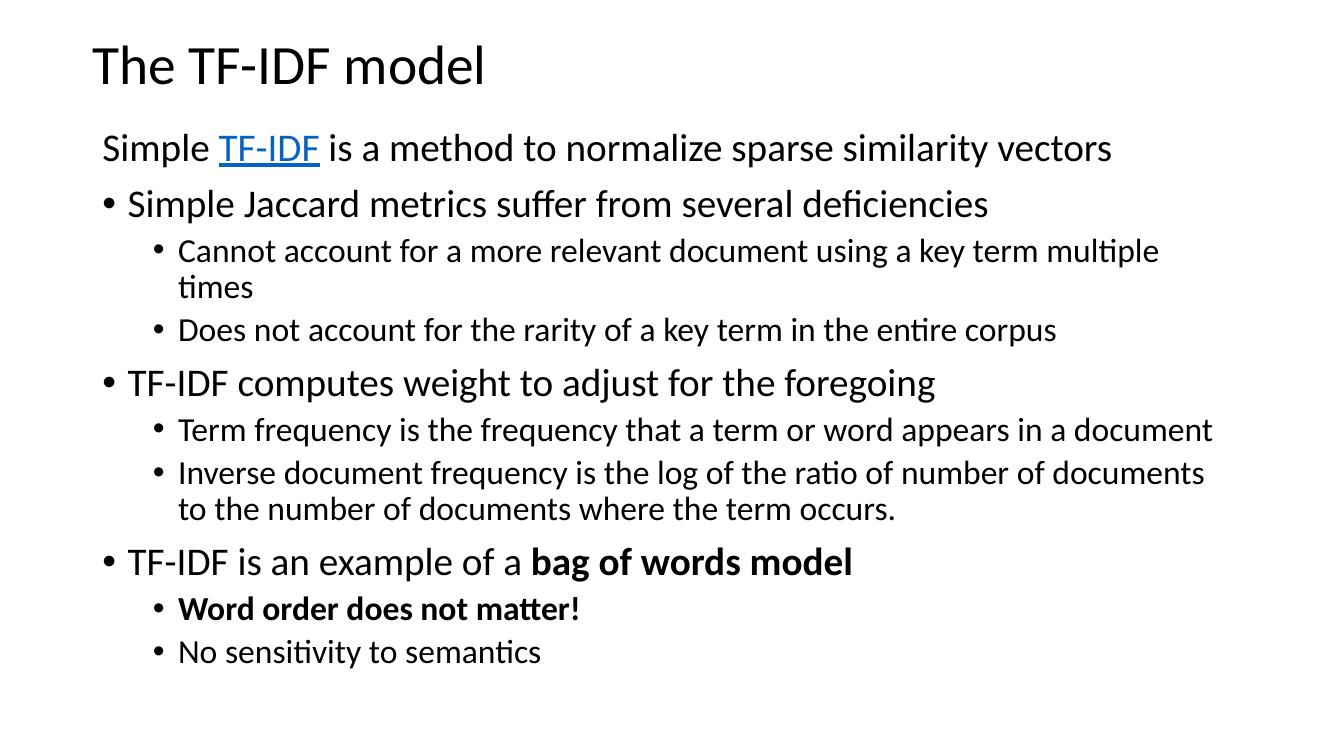
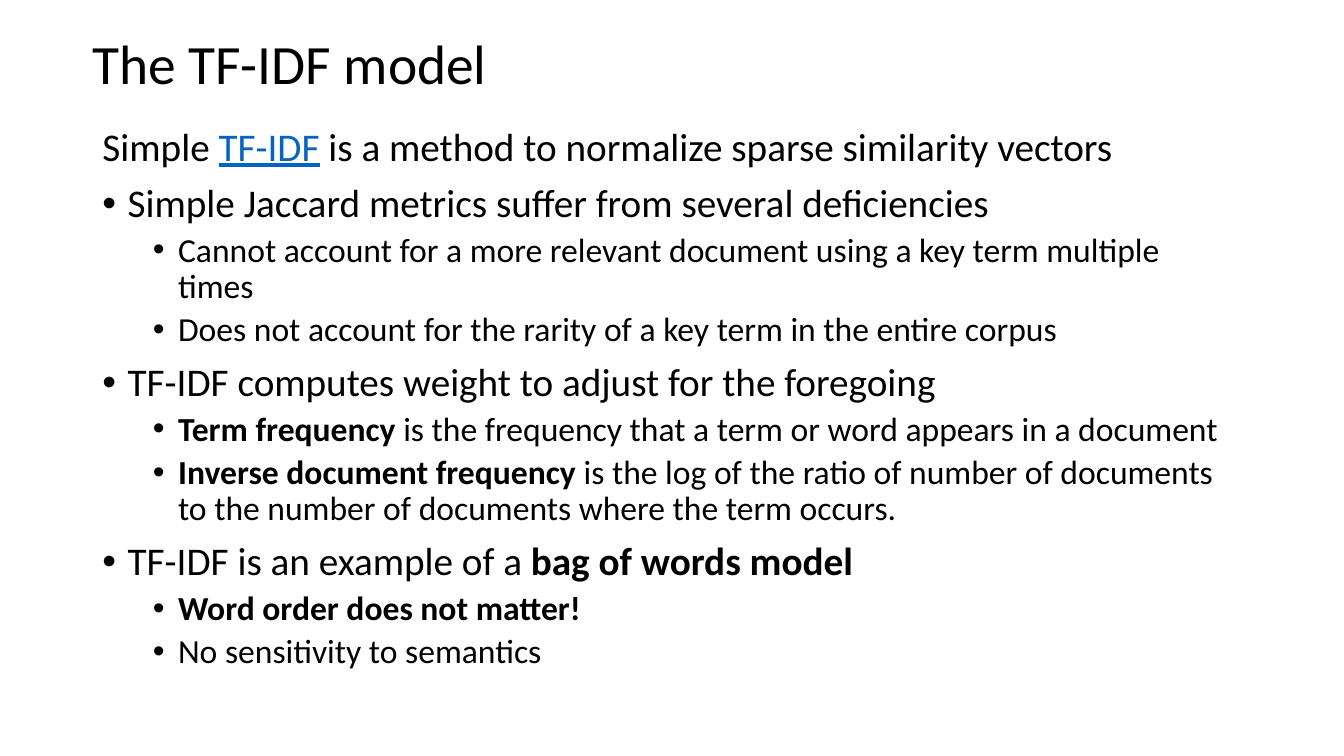
Before and after one commit to harelgabainew/school1, a slide deck: slide 21 of slides/6_InformationRetrivalSearch.pptx (slide 32 before the commit). Drawn at 1344x756 pixels with LibreOffice and Linux fonts; fonts in the diff are those of the drawing. Boxes give left, top, right and bottom in pixels: in the first picture for what was removed or moved away, otherwise in the second. Text is boxed around its words. In the diff, an @@ line names an element or a change of style, - is before the commit and + after.

```diff
--- a/slides/6_InformationRetrivalSearch.pptx
+++ b/slides/6_InformationRetrivalSearch.pptx
@@ text at <box>178,417,1217,521</box>: bold on in "Term frequency", "Inverse document frequency" @@
```
Also in this commit, not shown: 4 other slides changed, 4 slides added.
